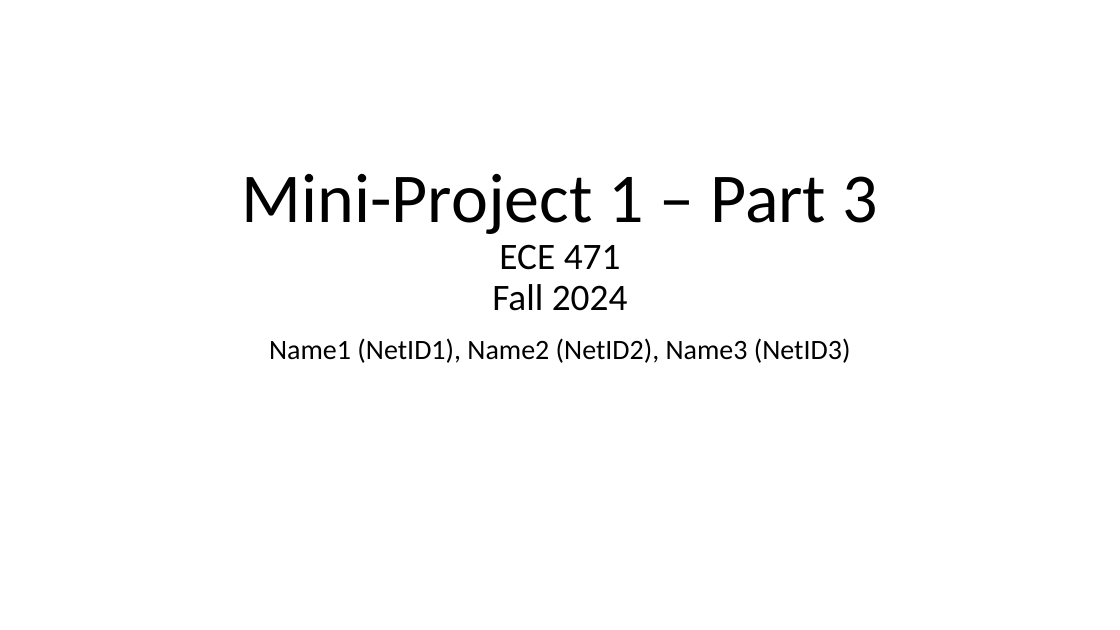
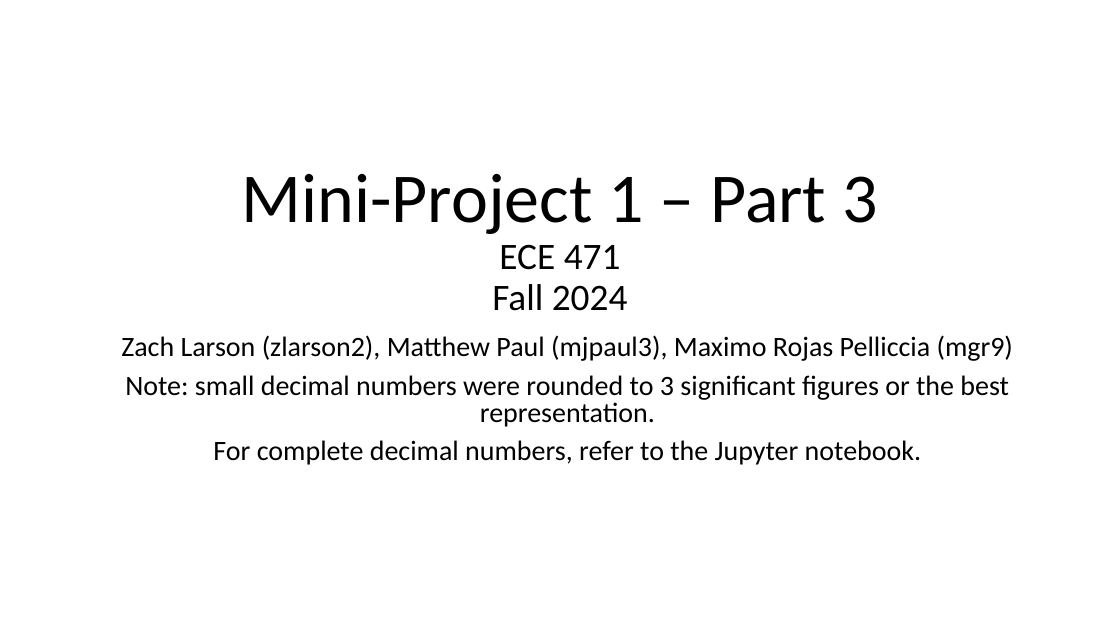
Before and after one commit to mrojaspell/MP1, a slide deck: slide 1 of Powerpoints/mp1_part_3_powerpoint.pptx. Drawn at 1120x630 pixels with LibreOffice and Linux fonts; fonts in the diff are those of the drawing. Boxes give left, top, right and bottom in pixels: in the first picture for what was removed or moved away, otherwise in the second. Text is boxed around its words. In the diff, an @@ line names an element or a change of style, - is before the commit and + after.

```diff
--- a/Powerpoints/mp1_part_3_powerpoint.pptx
+++ b/Powerpoints/mp1_part_3_powerpoint.pptx
@@ subtitle added at bbox=[121, 335, 1013, 465], 24 pt, text #000000 @@
+Zach Larson (zlarson2), Matthew Paul (mjpaul3), Maximo Rojas Pelliccia (mgr9)
+Note: small decimal numbers were rounded to 3 significant figures or the best representation.
+For complete decimal numbers, refer to the Jupyter notebook.
@@ subtitle removed at bbox=[269, 338, 851, 363] @@
-Name1 (NetID1), Name2 (NetID2), Name3 (NetID3)
```
Also in this commit, not shown: 5 other slides changed, 1 other file.
